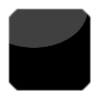
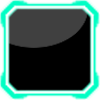
Layered file, before and after one edit (100px x 100px). Changes by layer:
added layer "back teal" above "back" over bbox(0, 0, 100, 100)
hid "back" over bbox(0, 0, 100, 100)
